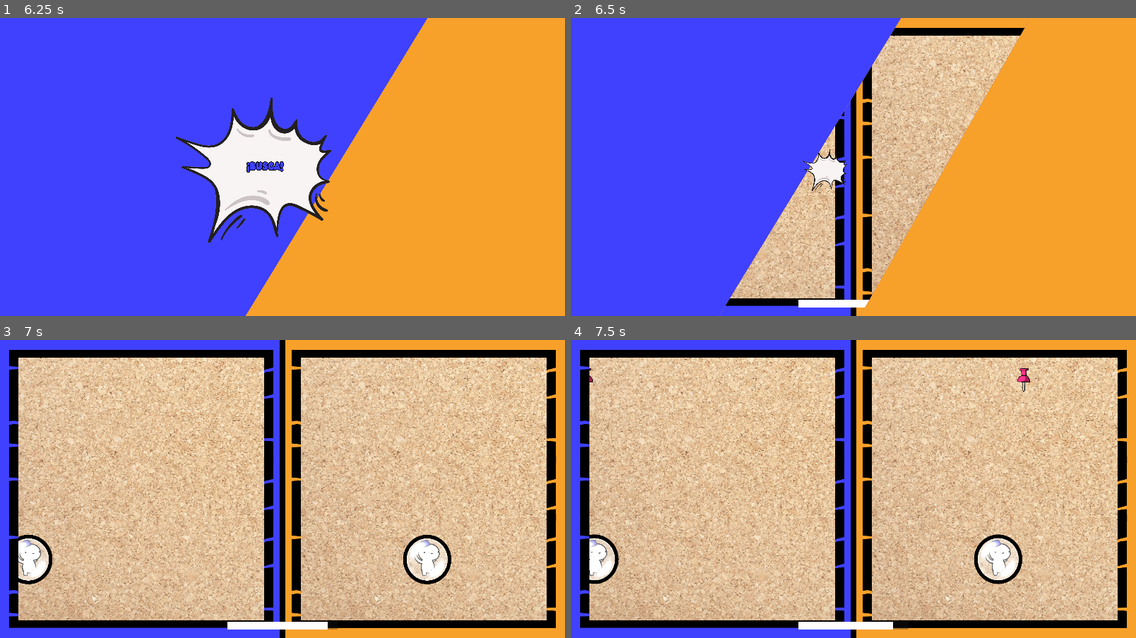
Above: before the commit, frames 1-4 (two rows, left to right).
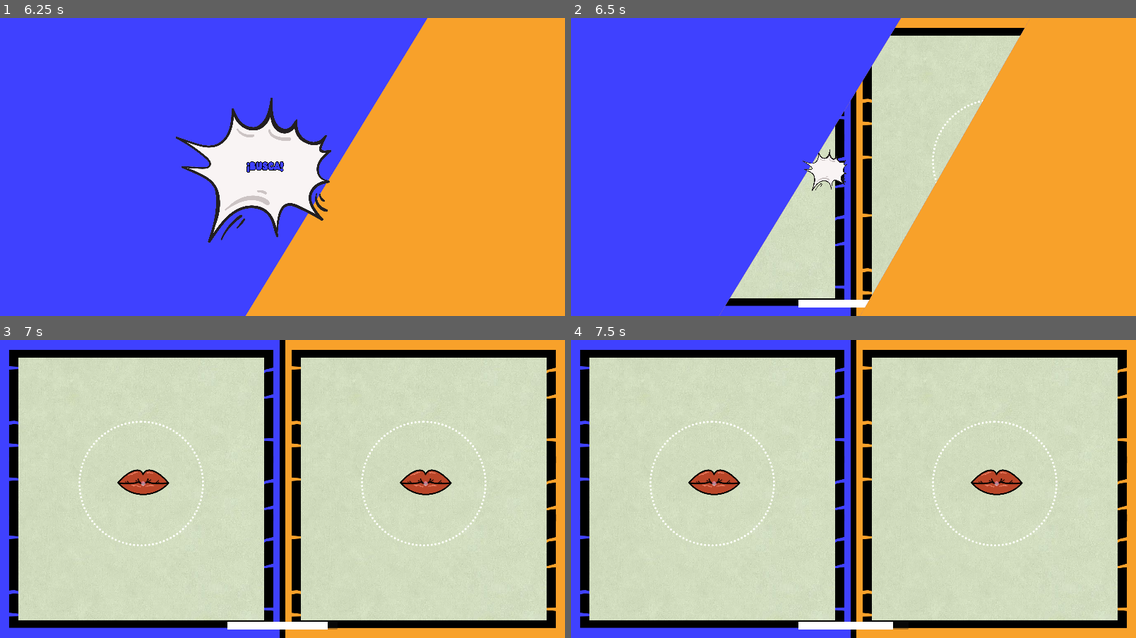
Above: after the commit, the same moments.

Repository: pablo4licante/gamejam-25
Game: Godot game, scene res://escenas/managers/main.tscn
Two runs of this game, one before a commit and one after it. Both use one fixed random seed, a clock stepped at 60 frames per second and the inputs below.
Inputs:
- Up to frame 1 (6.25 s): tap Enter at 0.5, 2 s; hold D (1_right) 0.53-2.03 s; tap W (1_up) at 0.77, 1.52, 3.02, 3.77, 4.52, 6.02 s; tap Space at 1.25 s; hold A (1_left) 2.03-2.78 s; hold D (1_right) 2.78-4.28 s; hold A (1_left) 4.28-5.03 s; hold D (1_right) 5.03-5.78 s; hold A (1_left) from 5.78 s (still down)
- Up to frame 2 (6.5 s): keep holding A (1_left)
- Up to frame 3 (7 s): keep holding A (1_left); tap W (1_up) at 6.77 s
- Up to frame 4 (7.5 s): release A (1_left) at 7.28 s; hold D (1_right) from 7.28 s (still down)

Frame 1 is identical in both runs. In frame 2, 15% of the frame differs, in the area x 28-80%, y 5-95%; in frame 3, 74%; in frame 4, 74%, in the area x 3-97%, y 5-95%.

Commit message:
chicloso

Diff:
--- a/escenas/entidades/pompa_chicle.gd
+++ b/escenas/entidades/pompa_chicle.gd
@@ -30,14 +30,14 @@
 
 	# Acción al soltar el botón
 	if bridge.just_released("action"):
-		puntuation = 1000 - (times_pressed * 10)  # Puntuación decrece según las pulsaciones
-		puntuation = max(0, puntuation)  # No permitir puntuaciones negativas
+		puntuation += 1
 		bridge.play_sound("hinchar")
 		bridge.puntuacion = puntuation
 
 	# Desinflar gradualmente si no se interactúa
 	if delay > 0.5 and scale_factor > min_scale:  # Espera un tiempo antes de empezar a desinflar
 		scale_factor -= desinflation_rate * delta  # Desinflado proporcional al tiempo
+		puntuation -= 1
 		scale_factor = max(min_scale, scale_factor)  # Evitar que sea menor a min_scale
 
 	# Explosión si la escala supera el límite
--- a/escenas/managers/main.gd
+++ b/escenas/managers/main.gd
@@ -48,12 +48,12 @@
 var niveles = {			# Tipo Victoria
 	#"test2": [0],
 	#"test": [0],
-	"dispara_1": [1],
-	"game_pinchos": [2],
+	#"dispara_1": [1],
+	#"game_pinchos": [2],
 	"game_chicle": [0],
-	"escena_plataformas_1": [1],
-	"escena_plataformas_2": [1],
-	"escena_plataformas_3": [1],
+	#"escena_plataformas_1": [1],
+	#"escena_plataformas_2": [1],
+	#"escena_plataformas_3": [1],
 }
 var nivel_tipo_victoria = 0
 
@@ -172,6 +172,7 @@
 
 	match nivel_tipo_victoria:
 		0: # Por puntos mas altos = victoria
+			print(puente_juego1.puntuacion, puente_juego2.puntuacion)
 			match puente_juego1.tipo_interfaz:
 				0:
 					if puente_juego1.puntuacion > puente_juego2.puntuacion:
